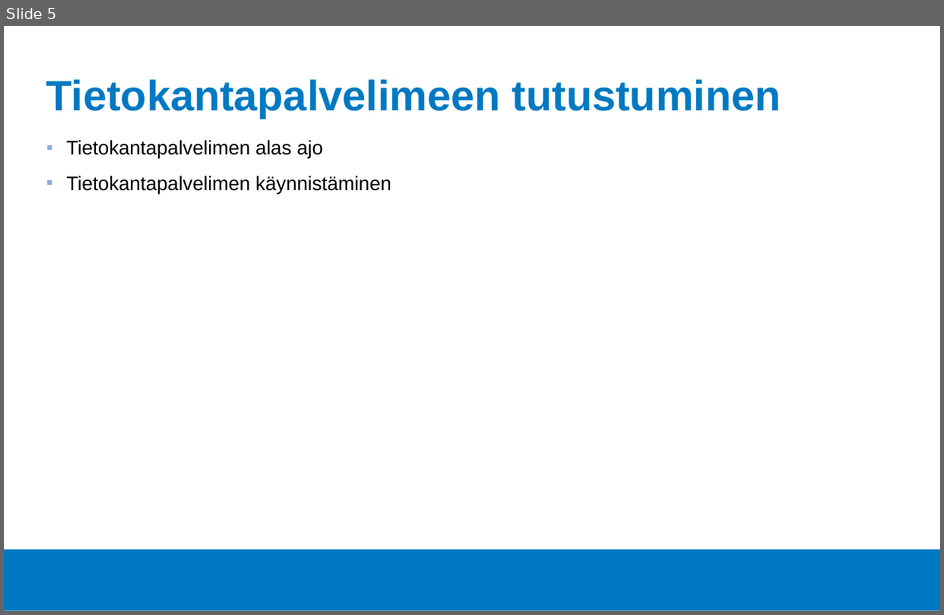
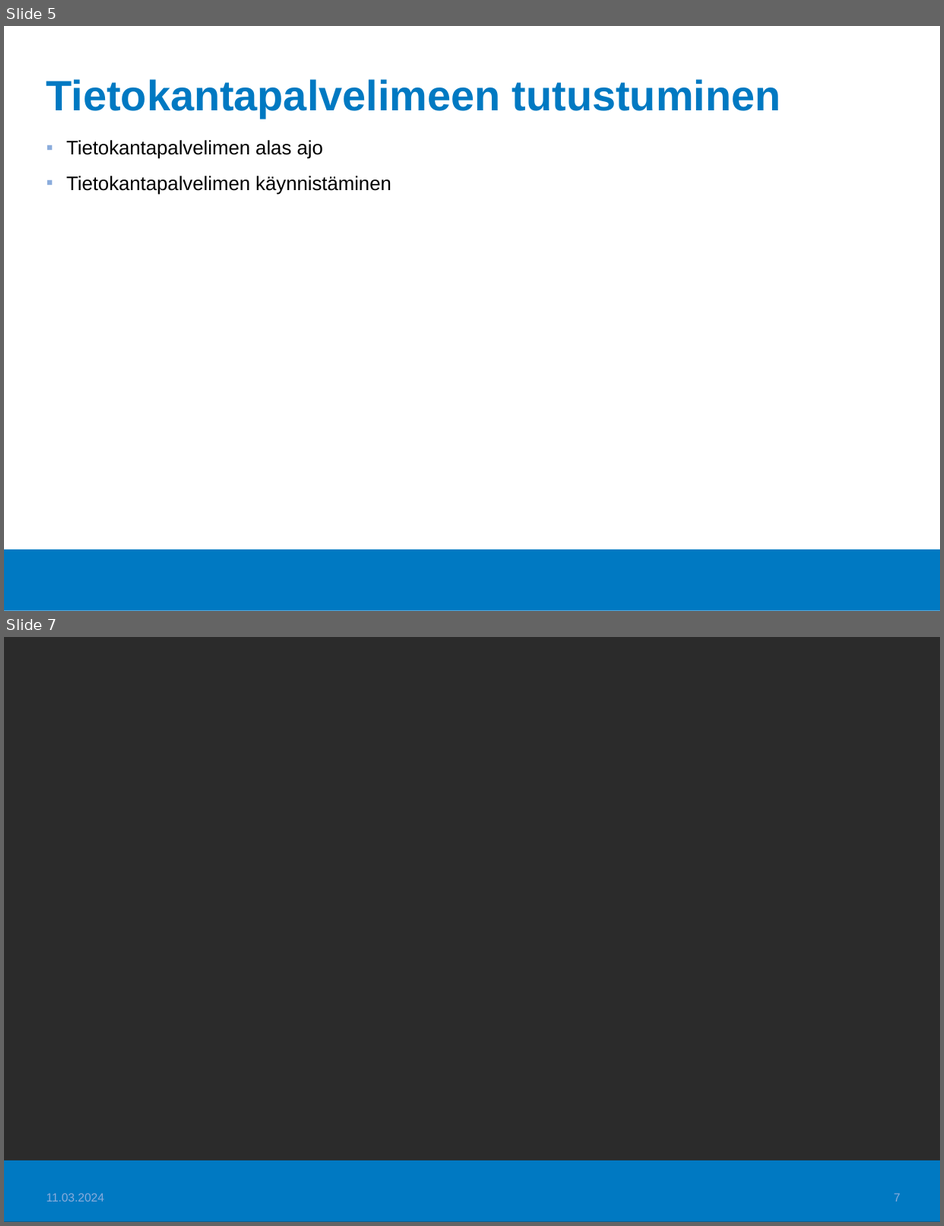
Before and after one commit to Tietokantahallinta/Tietokantahallinta.github.io, a slide deck: luennot/viikko01/Luentokalvot_01.odp. Shown one above the other, each under a label of ours: slide 5 before the commit, slides 5 and 7 after it; the slides between them are not shown. The pictures are 944x615 and 944x1226 pixels, drawn with LibreOffice and Linux fonts; fonts in the diff are those of the drawing; background and template pictures are left out; a plain dark background stands for a picture behind light text. Boxes give left, top, right and bottom in pixels: in the first picture for what was removed or moved away, otherwise in the second. Text is boxed around its words. In the diff, an @@ line names an element or a change of style, - is before the commit and + after.

```diff
--- a/luennot/viikko01/Luentokalvot_01.odp
+++ b/luennot/viikko01/Luentokalvot_01.odp
@@ slide 7 added at (x1=4, y1=637, x2=940, y2=1222), background picture (left out); not listed: 1 template element that a slide beside it also shows @@
@@ text added at (x1=47, y1=1193, x2=104, y2=1202), 10 pt, text #8BADDC @@
+11.03.2024
@@ page number added at (x1=894, y1=1193, x2=901, y2=1202), 10 pt, text #8BADDC @@
+7
```
Also in this commit, not shown: 2 slides changed, 1 other slide added, 1 slide removed, 2 other files.
